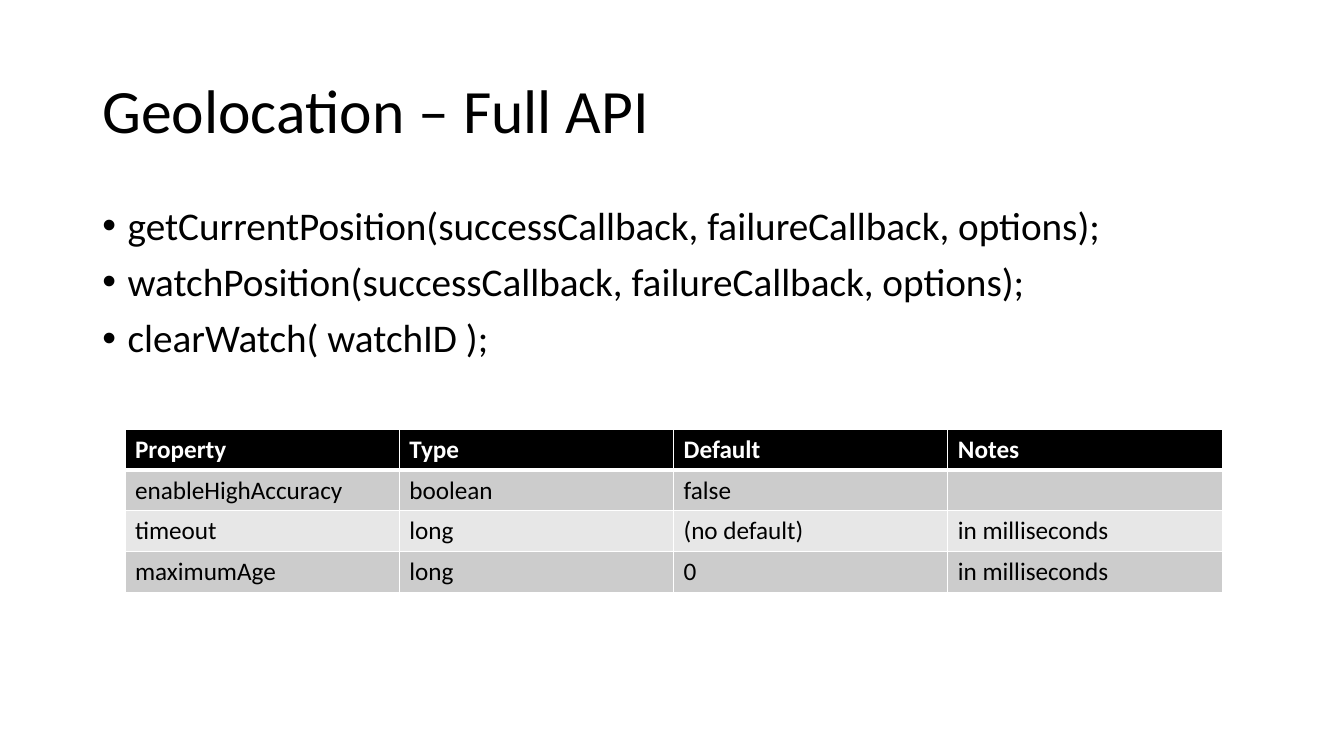
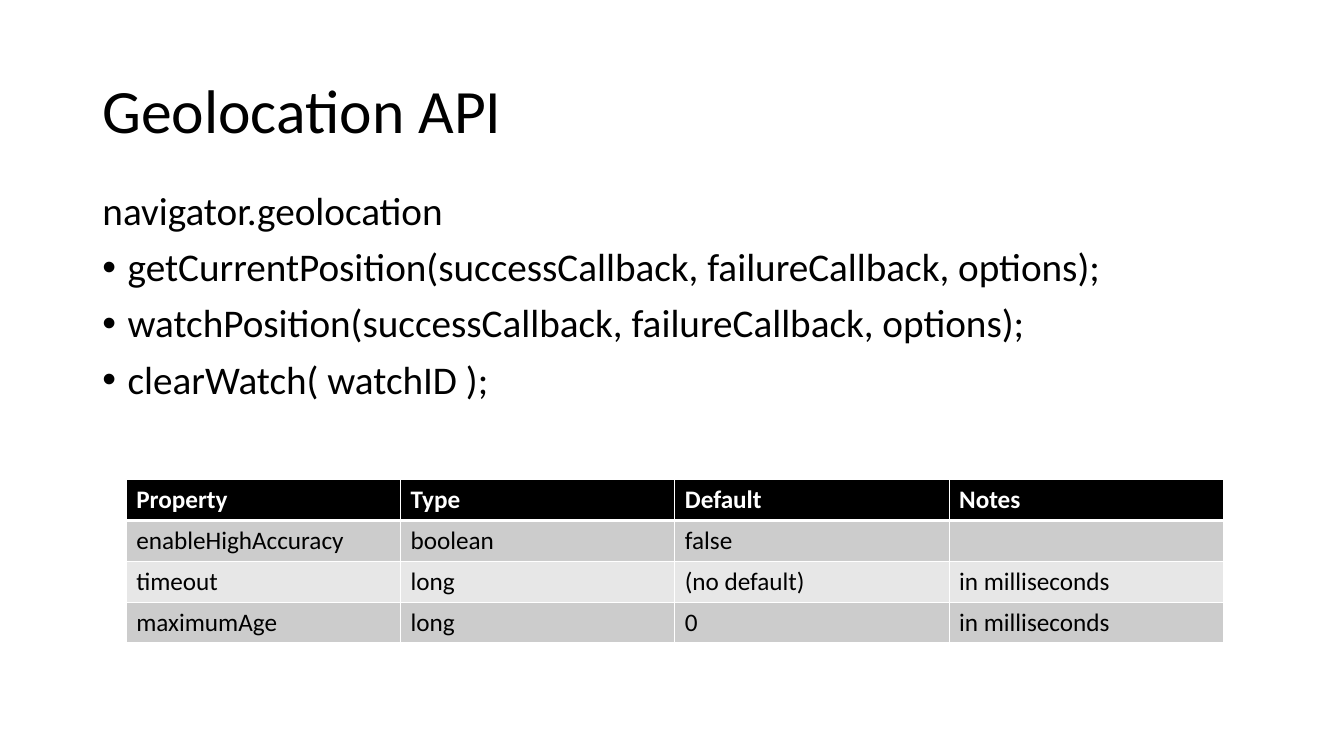
Before and after one commit to maowmaow/html-lab, a slide deck: slide 36 of HTML5.pptx (slide 30 before the commit). Drawn at 1344x756 pixels with LibreOffice and Linux fonts; fonts in the diff are those of the drawing. Boxes give left, top, right and bottom in pixels: in the first picture for what was removed or moved away, otherwise in the second. Text is boxed around its words. In the diff, an @@ line names an element or a change of style, - is before the commit and + after.

```diff
--- a/HTML5.pptx
+++ b/HTML5.pptx
@@ title at [102, 90, 501, 134]: text changed @@
-Geolocation – Full API
+Geolocation API
@@ text "navigator.geolocation": place and size @@
-text "navigator.geolocation" at [128, 211, 1100, 358]
+text "navigator.geolocation" at [102, 197, 1100, 400]
@@ text at [102, 197, 442, 232]: paragraph added @@
+navigator.geolocation
@@ table: place and size @@
-table at [125, 430, 1222, 593]
+table at [126, 480, 1223, 643]
```
Also in this commit, not shown: 7 other slides changed, 9 slides added, 2 slides removed, 20 other files.
